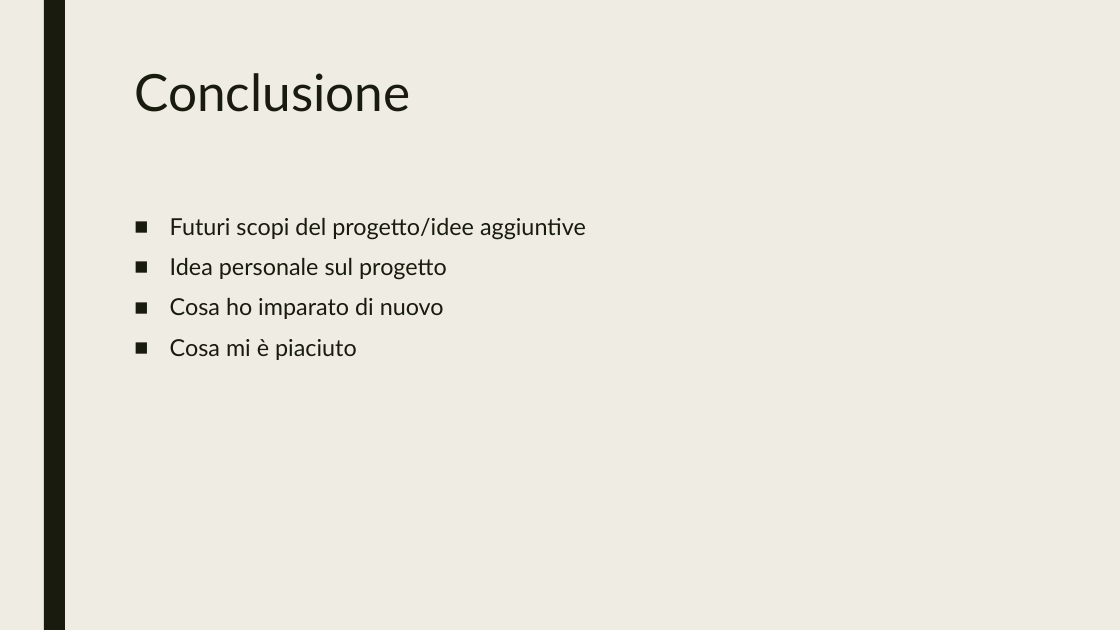
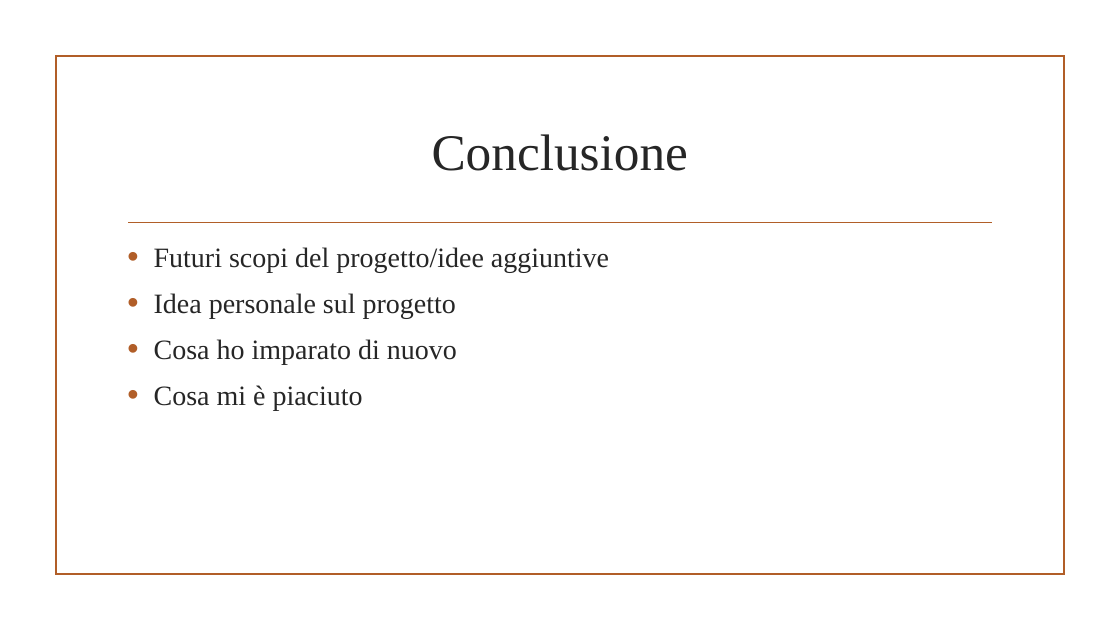
Before and after one commit to JariNaeser/Progetto1, a slide deck: slide 6 of doc/Presentazione progetto.pptx. Drawn at 1120x630 pixels with LibreOffice and Linux fonts; fonts in the diff are those of the drawing; background and template pictures are left out. Boxes give left, top, right and bottom in pixels: in the first picture for what was removed or moved away, otherwise in the second. Text is boxed around its words. In the diff, an @@ line names an element or a change of style, - is before the commit and + after.

```diff
--- a/doc/Presentazione progetto.pptx
+++ b/doc/Presentazione progetto.pptx
@@ background #EFEDE3 to picture (left out) @@
@@ rectangle removed at [44,0,65,630] @@
@@ rectangle added at [55,56,1064,575], outline #B15E28 1.25 pt @@
@@ title "Conclusione": place and size @@
-title "Conclusione" at [134,73,410,112]
+title "Conclusione" at [432,134,688,171]
@@ title "Conclusione" at [432,134,688,171]: font Lato to Times New Roman, text colour #191B0E to #262626; alignment left to centre; line spacing 0.89 to 1; vertical alignment top to middle @@
@@ text "Futuri scopi del progetto/idee aggiuntive": place and size @@
-text "Futuri scopi del progetto/idee aggiuntive" at [170,217,586,360]
+text "Futuri scopi del progetto/idee aggiuntive" at [154,247,609,411]
@@ text "Futuri scopi del progetto/idee aggiuntive" at [154,247,609,411]: size 20 to 24 pt, font Lato to Times New Roman, text colour #191B0E to #262626; bullet ■ to •; line spacing 0.94 to 1; less space between paragraphs @@
@@ line added from (129, 223) to (992, 223), #B15E28 1.25 pt @@
```
Also in this commit, not shown: 5 other slides changed.
